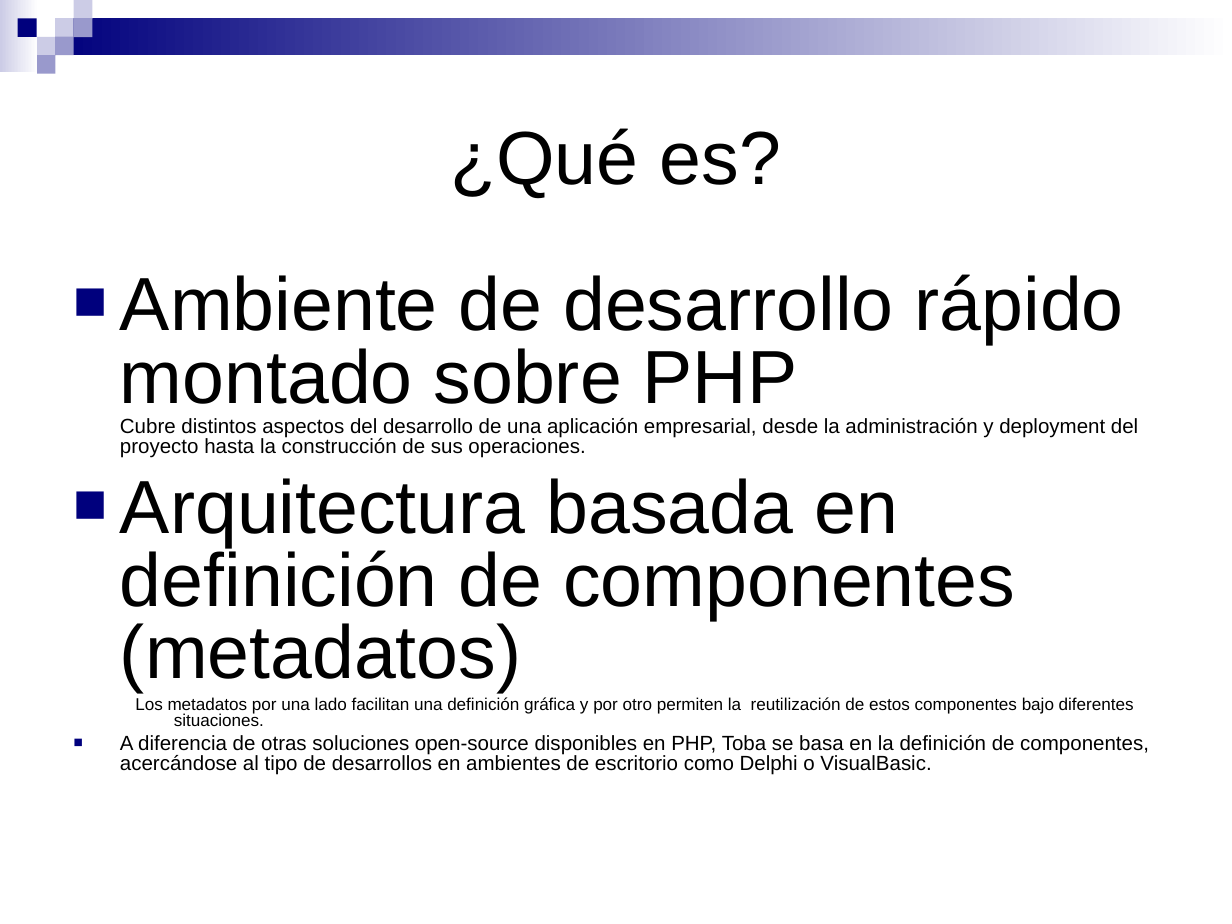
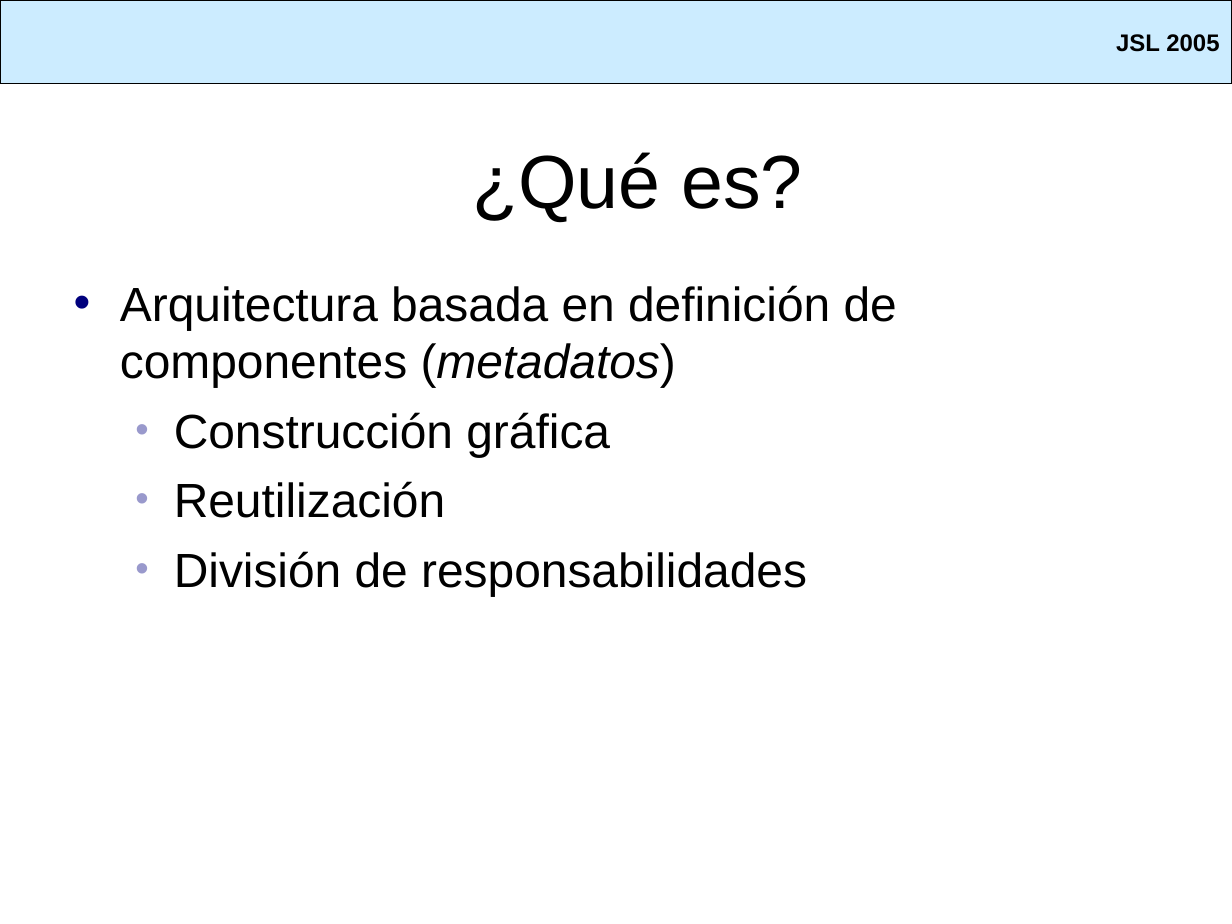
Before and after one commit to SIU-Toba/framework, a slide deck: slide 3 of doc/presentacion/Jornadas JAIIO.ppt (slide 2 before the commit). Drawn at 1232x924 pixels with LibreOffice and Linux fonts; fonts in the diff are those of the drawing; background and template pictures are left out. Boxes give left, top, right and bottom in pixels: in the first picture for what was removed or moved away, otherwise in the second. Text is boxed around its words. In the diff, an @@ line names an element or a change of style, - is before the commit and + after.

```diff
--- a/doc/presentacion/Jornadas JAIIO.ppt
+++ b/doc/presentacion/Jornadas JAIIO.ppt
@@ rectangle added at [0,0,1232,84], fill #CCECFF, outline #000000 0.74 pt, 14 pt, text #000000, bold @@
+JSL 2005
@@ group removed at [0,0,1232,74]: 9 rectangles @@
@@ title "¿Qué es?": place and size @@
-title "¿Qué es?" at [451,128,781,198]
+title "¿Qué es?" at [472,152,802,223]
@@ text at [120,274,1138,458]: paragraph removed @@
-■ Ambiente de desarrollo rápido montado sobre PHP
-  Cubre distintos aspectos del desarrollo de una aplicación empresarial, desde la administración y deployment del proyecto hasta la construcción de sus operaciones.
@@ text at [120,285,897,387]: size 44 to 28 pt in "Arquitectura basada en definición de componentes (metadatos)"; italic on in "(metadatos)"; bullet ■ to •; line spacing 0.8 to 1; less space between paragraphs @@
@@ text at [174,412,807,596]: text changed; size 12 to 28 pt @@
-  Los metadatos por una lado facilitan una definición gráfica y por otro permiten la reutilización de estos componentes bajo diferentes situaciones.
-■ A diferencia de otras soluciones open-source disponibles en PHP, Toba se basa en la definición de componentes, acercándose al tipo de desarrollos en ambientes de escritorio como Delphi o VisualBasic.
+  • Construcción gráfica
+  • Reutilización
+  • División de responsabilidades
```
Also in this commit, not shown: 5 other slides changed, 2 slides added, 2 slides removed.
